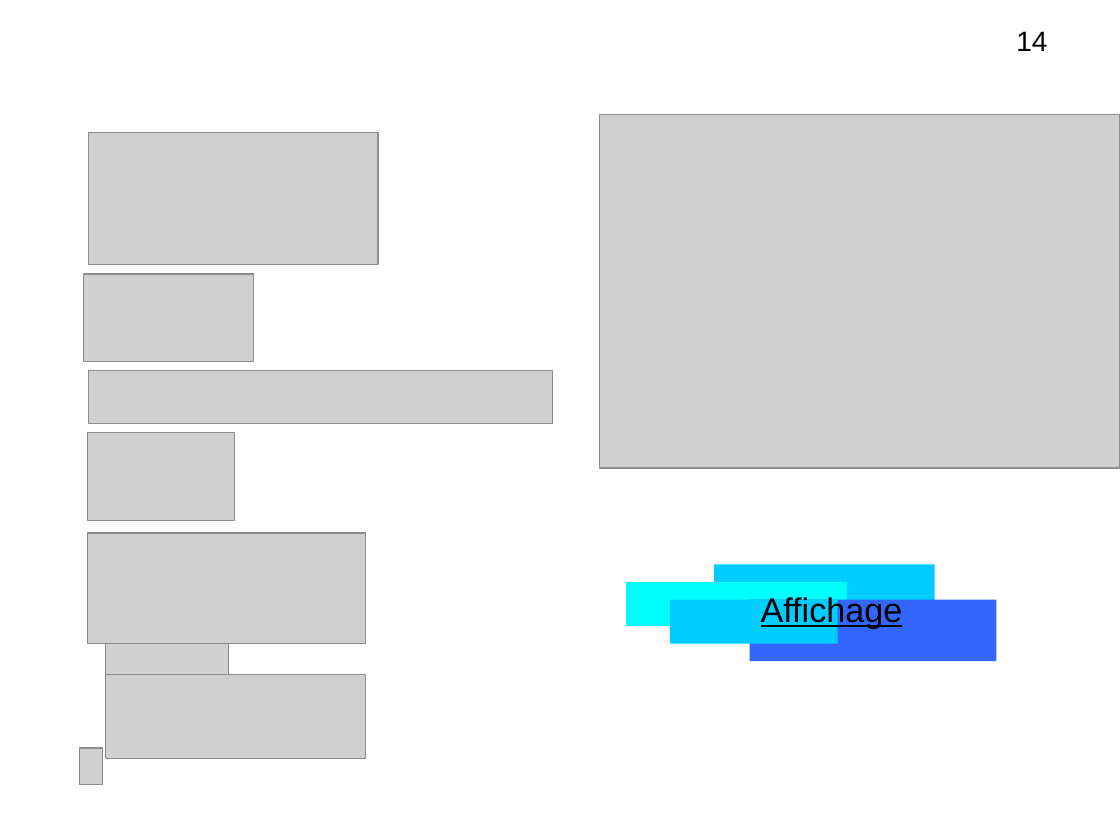
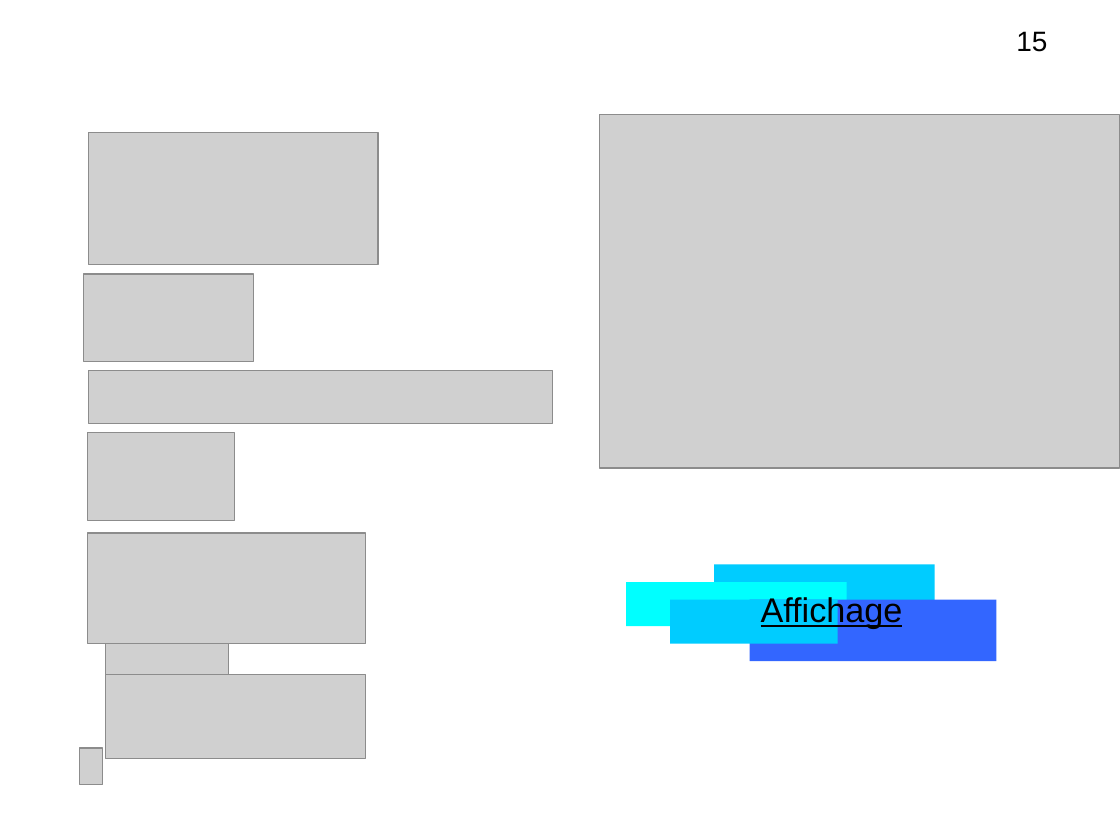
Before and after one commit to lesliesam96/Projet-STI2D, a slide deck: slide 15 of hugo/diapo_R2.odp. Drawn at 1120x840 pixels with LibreOffice and Linux fonts; fonts in the diff are those of the drawing; grey boxes stand for pictures. Boxes give left, top, right and bottom in pixels: in the first picture for what was removed or moved away, otherwise in the second. Text is boxed around its words. In the diff, an @@ line names an element or a change of style, - is before the commit and + after.

```diff
--- a/hugo/diapo_R2.odp
+++ b/hugo/diapo_R2.odp
@@ text at box(1016, 31, 1047, 52): text changed @@
-14
+15
```
Also in this commit, not shown: 7 other slides changed.
